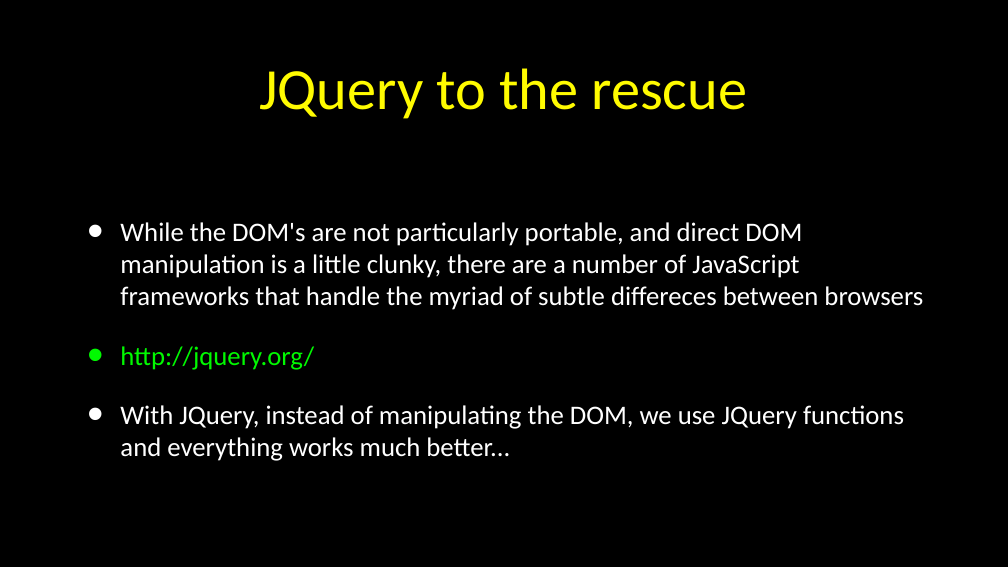
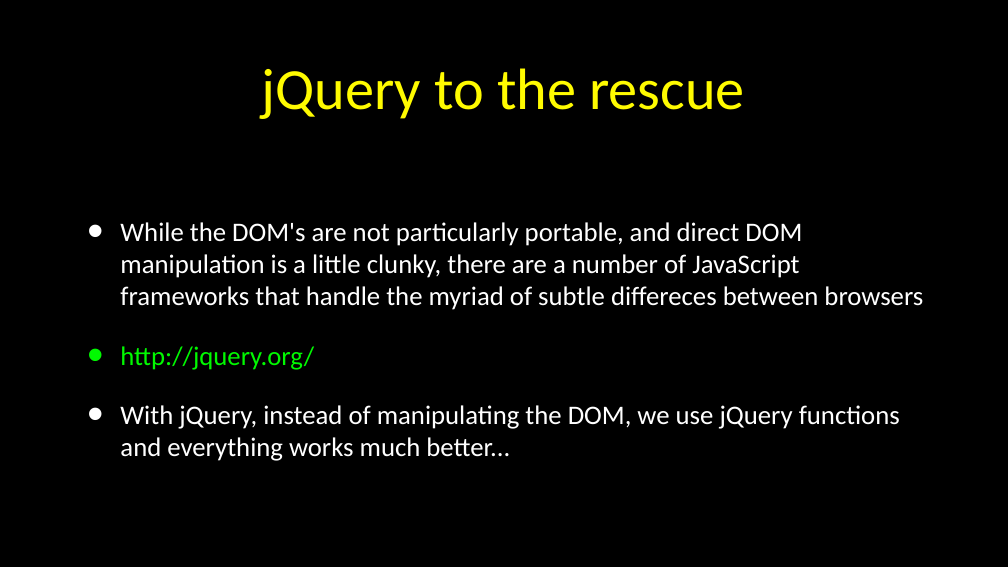
Before and after one commit to csev/wa4e, a slide deck: slide 5 of lectures/PHP-14-JQuery-JSON.ppt (slide 4 before the commit). Drawn at 1008x567 pixels with LibreOffice and Linux fonts; fonts in the diff are those of the drawing. Boxes give left, top, right and bottom in pixels: in the first picture for what was removed or moved away, otherwise in the second. Text is boxed around its words. In the diff, an @@ line names an element or a change of style, - is before the commit and + after.

```diff
--- a/lectures/PHP-14-JQuery-JSON.ppt
+++ b/lectures/PHP-14-JQuery-JSON.ppt
@@ title at bbox=[262, 68, 744, 119]: text changed @@
-JQuery to the rescue
+jQuery to the rescue
@@ text at bbox=[120, 405, 900, 461]: text changed @@
-• With JQuery, instead of manipulating the DOM, we use JQuery functions and everything works much better...
+• With jQuery, instead of manipulating the DOM, we use jQuery functions and everything works much better...
```
Also in this commit, not shown: 8 other slides changed, 2 slides added, 10 other files.
